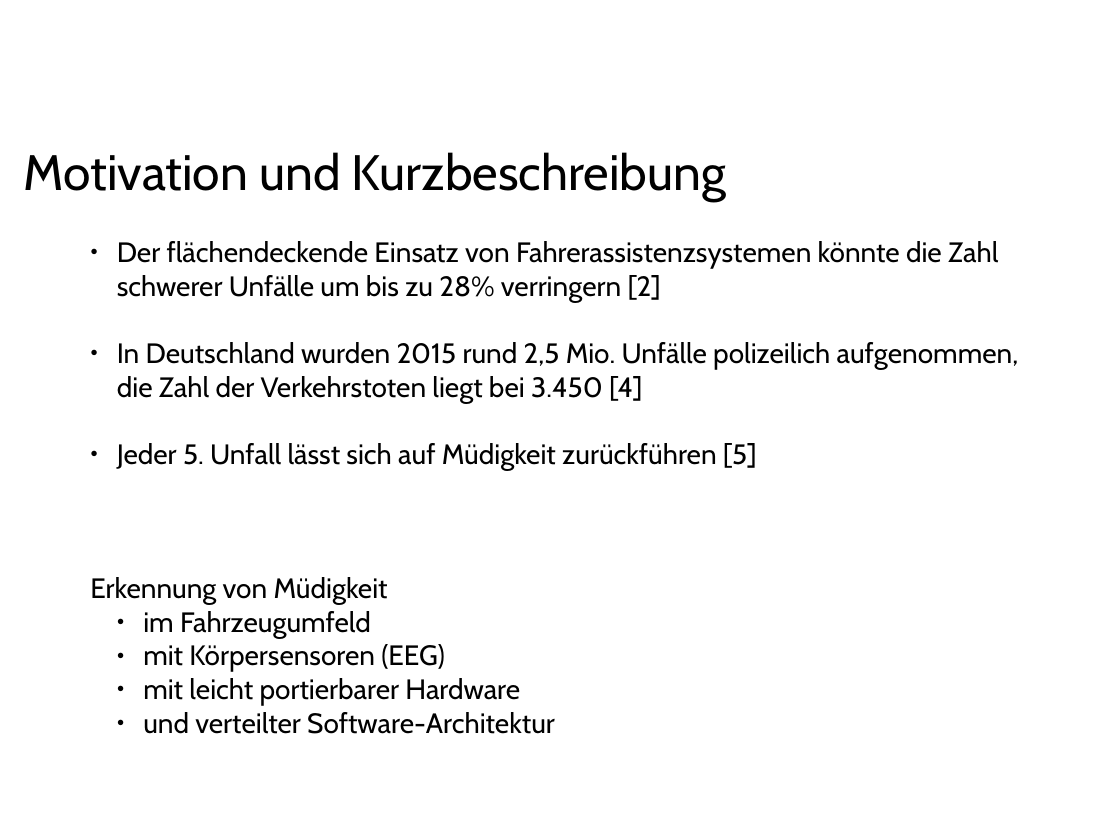
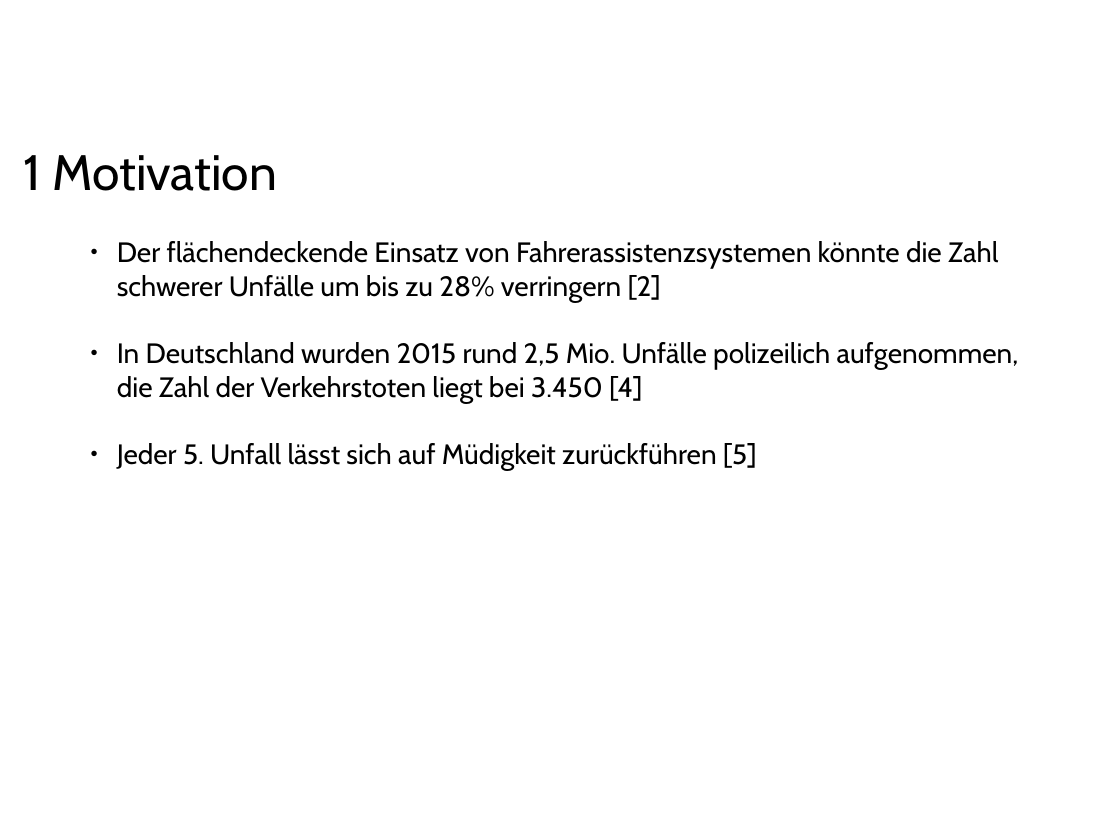
Before and after one commit to ppasler/current-adas, a slide deck: slide 2 of project/presentation/Praesentation_PoSDBoS_Pasler.odp. Drawn at 1120x840 pixels with LibreOffice and Linux fonts; fonts in the diff are those of the drawing; background and template pictures are left out. Boxes give left, top, right and bottom in pixels: in the first picture for what was removed or moved away, otherwise in the second. Text is boxed around its words. In the diff, an @@ line names an element or a change of style, - is before the commit and + after.

```diff
--- a/project/presentation/Praesentation_PoSDBoS_Pasler.odp
+++ b/project/presentation/Praesentation_PoSDBoS_Pasler.odp
@@ text at [24,155,276,191]: text changed @@
-Motivation und Kurzbeschreibung
+1 Motivation
@@ text at [90,577,555,734]: paragraphs removed @@
-Erkennung von Müdigkeit
-  ● im Fahrzeugumfeld
-  ● mit Körpersensoren (EEG)
-  ● mit leicht portierbarer Hardware
-  ● und verteilter Software-Architektur
```
Also in this commit, not shown: 10 other slides changed, 8 slides added, 1 slide removed, 11 other files.
